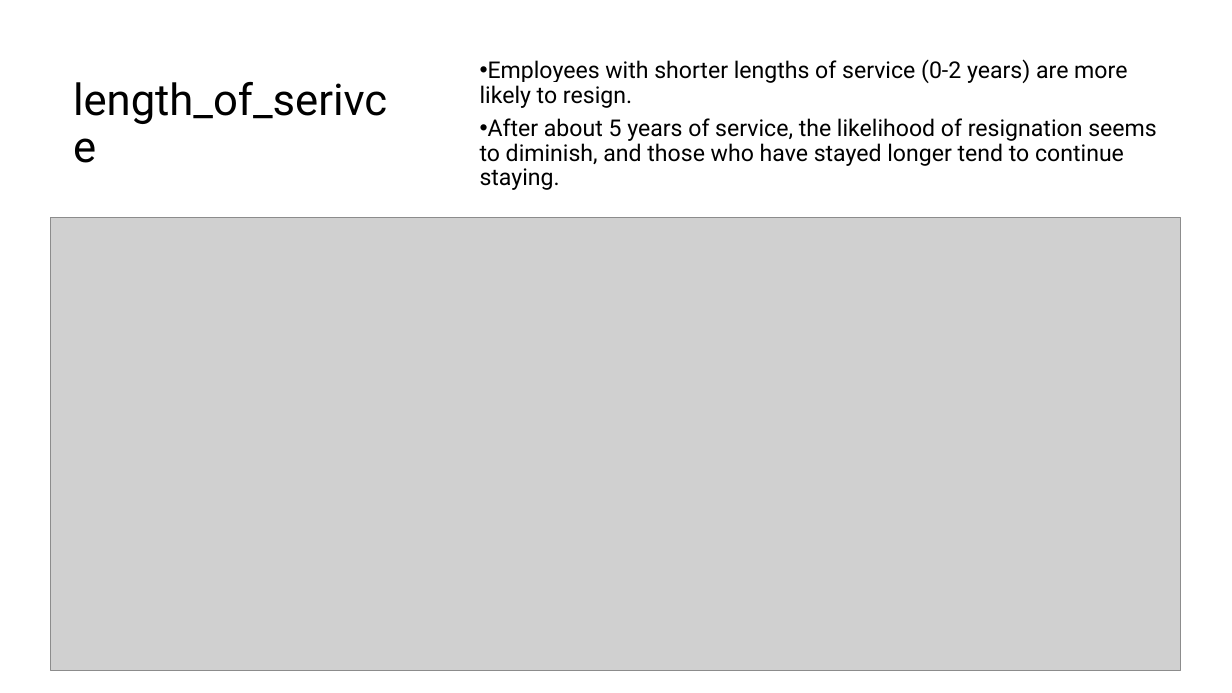
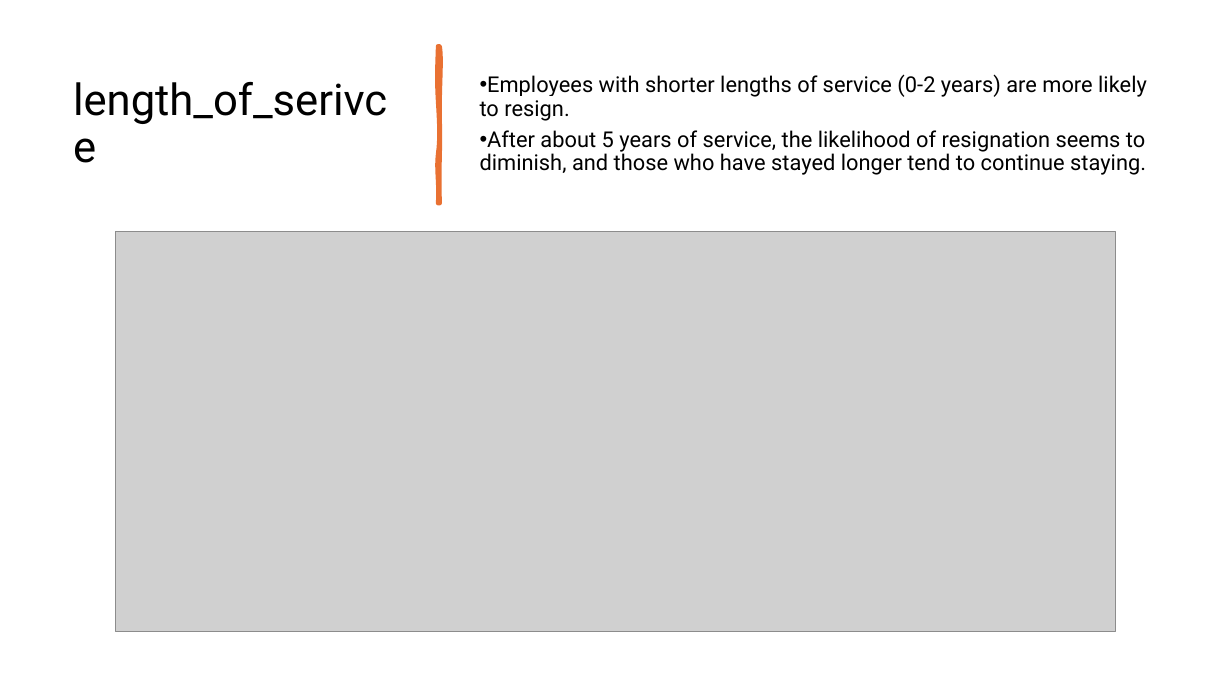
Before and after one commit to chinmaymundhada/case_study_employee_iteration, a slide deck: slide 7 of Employee Data Case Study.pptx. Drawn at 1232x693 pixels with LibreOffice and Linux fonts; fonts in the diff are those of the drawing; grey boxes stand for pictures. Boxes give left, top, right and bottom in pixels: in the first picture for what was removed or moved away, otherwise in the second. Text is boxed around its words. In the diff, an @@ line names an element or a change of style, - is before the commit and + after.

```diff
--- a/Employee Data Case Study.pptx
+++ b/Employee Data Case Study.pptx
@@ freeform shape added at [438, 46, 440, 203], fill #E97132, outline #E97132 3.25 pt @@
@@ text "Employees with shorter lengths of ..." at [480, 74, 1147, 175]: size 18 to 17 pt @@
@@ picture: place and size @@
-picture at [51, 218, 1181, 671]
+picture at [116, 232, 1116, 632]
```
Also in this commit, not shown: 1 slide added.
